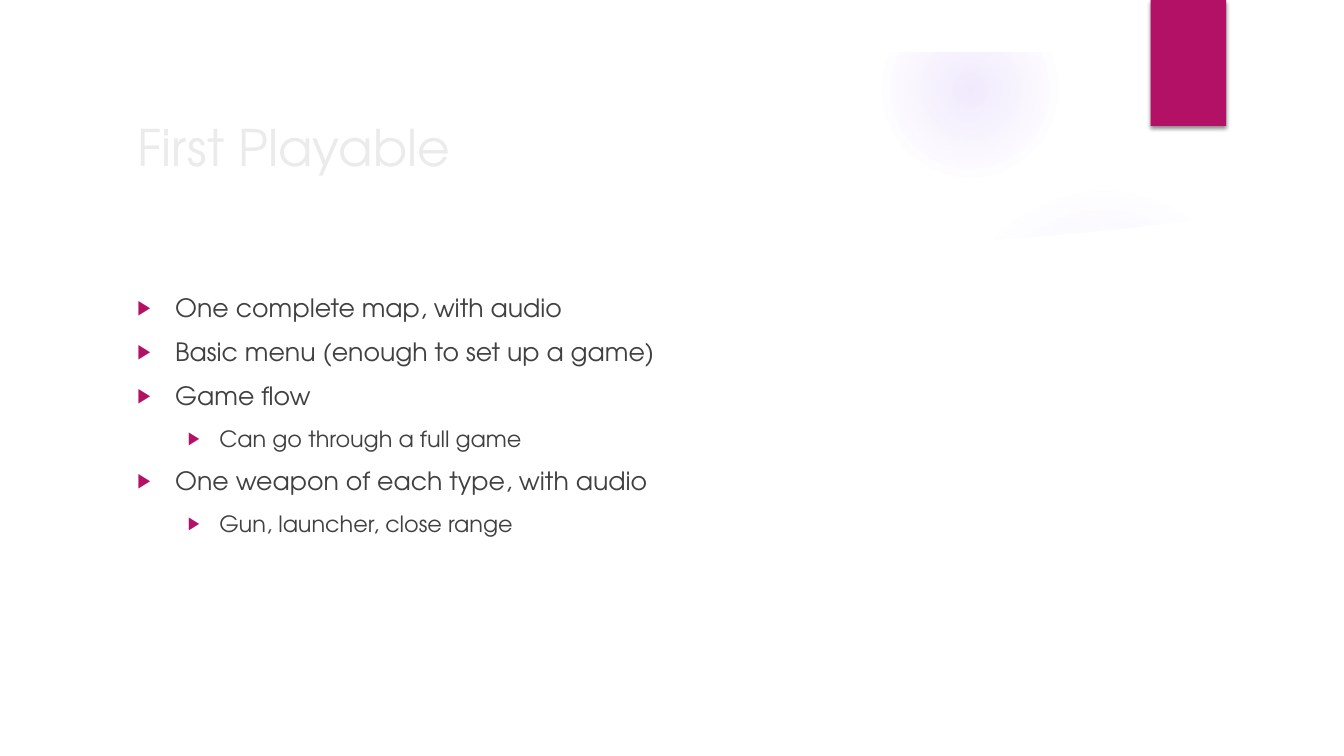
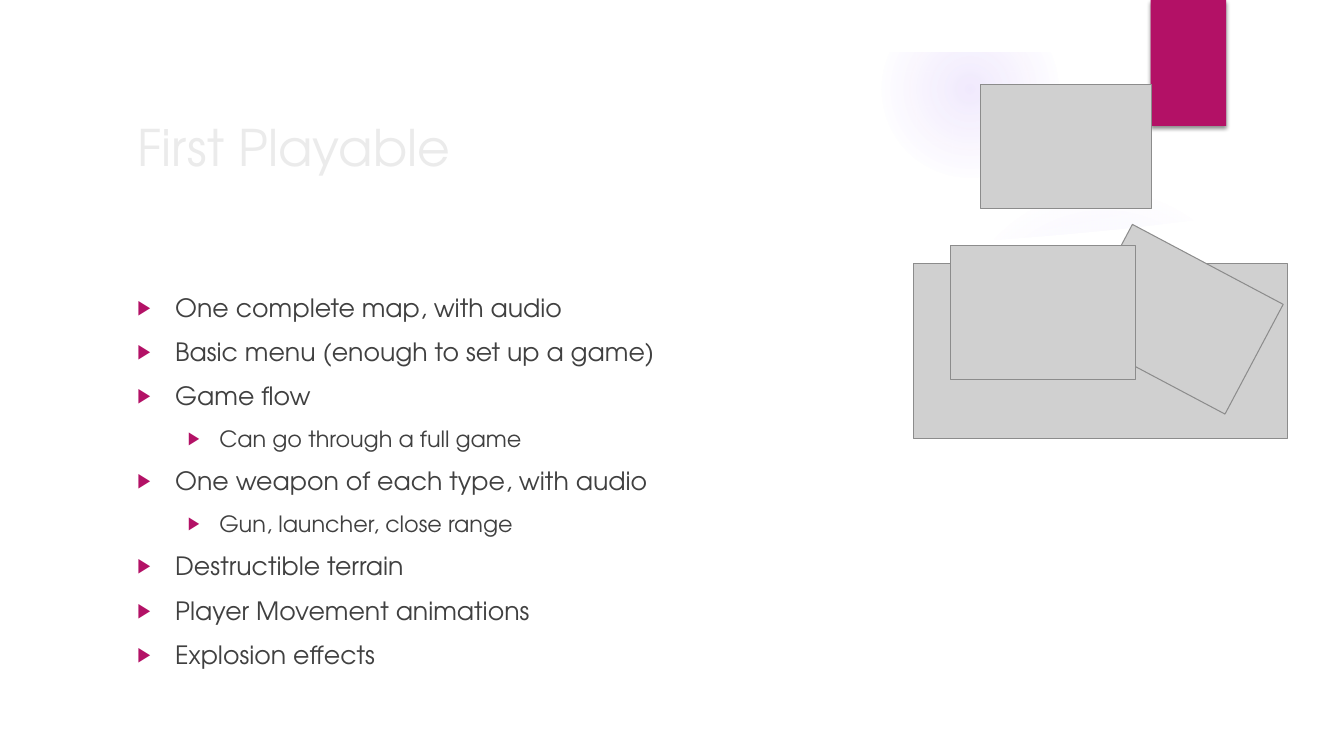
Before and after one commit to trevinofernando/2D-Tactical-Game, a slide deck: slide 8 of Game Proposal.pptx. Drawn at 1344x756 pixels with LibreOffice and Linux fonts; fonts in the diff are those of the drawing; grey boxes stand for pictures; background and template pictures are left out. Boxes give left, top, right and bottom in pixels: in the first picture for what was removed or moved away, otherwise in the second. Text is boxed around its words. In the diff, an @@ line names an element or a change of style, - is before the commit and + after.

```diff
--- a/Game Proposal.pptx
+++ b/Game Proposal.pptx
@@ picture added at (981,85,1151,209) @@
@@ picture added at (1075,224,1283,414) @@
@@ picture added at (913,264,1288,439) @@
@@ picture added at (951,246,1135,380) @@
@@ text at (175,556,530,669): paragraphs added @@
+▶ Destructible terrain
+▶ Player Movement animations
+▶ Explosion effects
```
Also in this commit, not shown: 7 other slides changed, 1 slide added, 1 slide removed.
